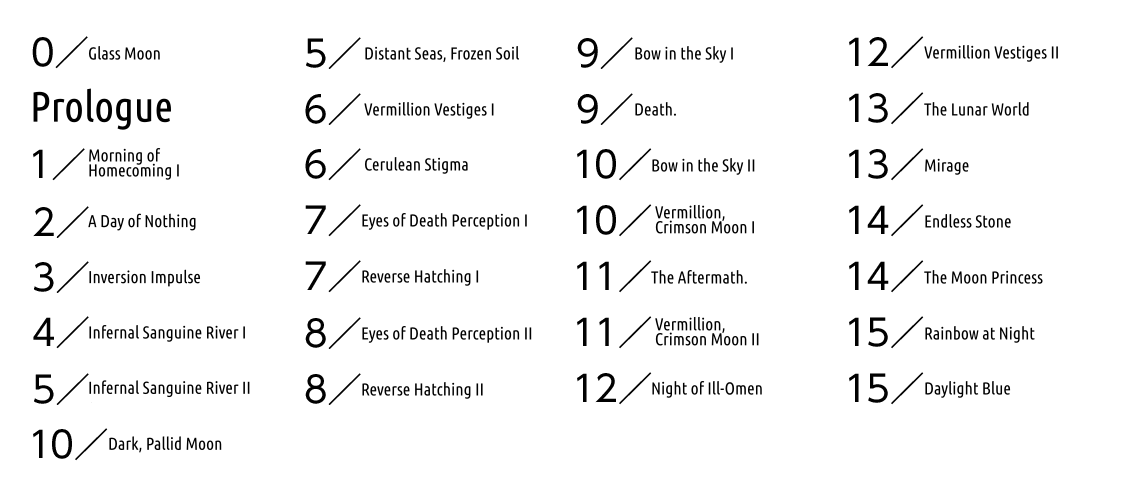
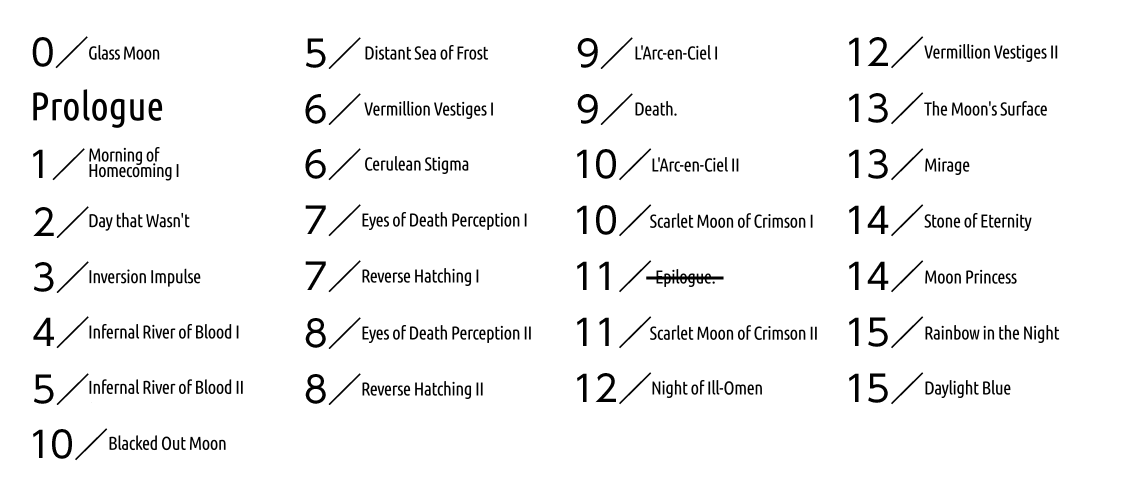
Two versions of the same layered image (1136px x 496px). Layer-by-layer changes:
painted on "background" over [33, 44, 1060, 453]
